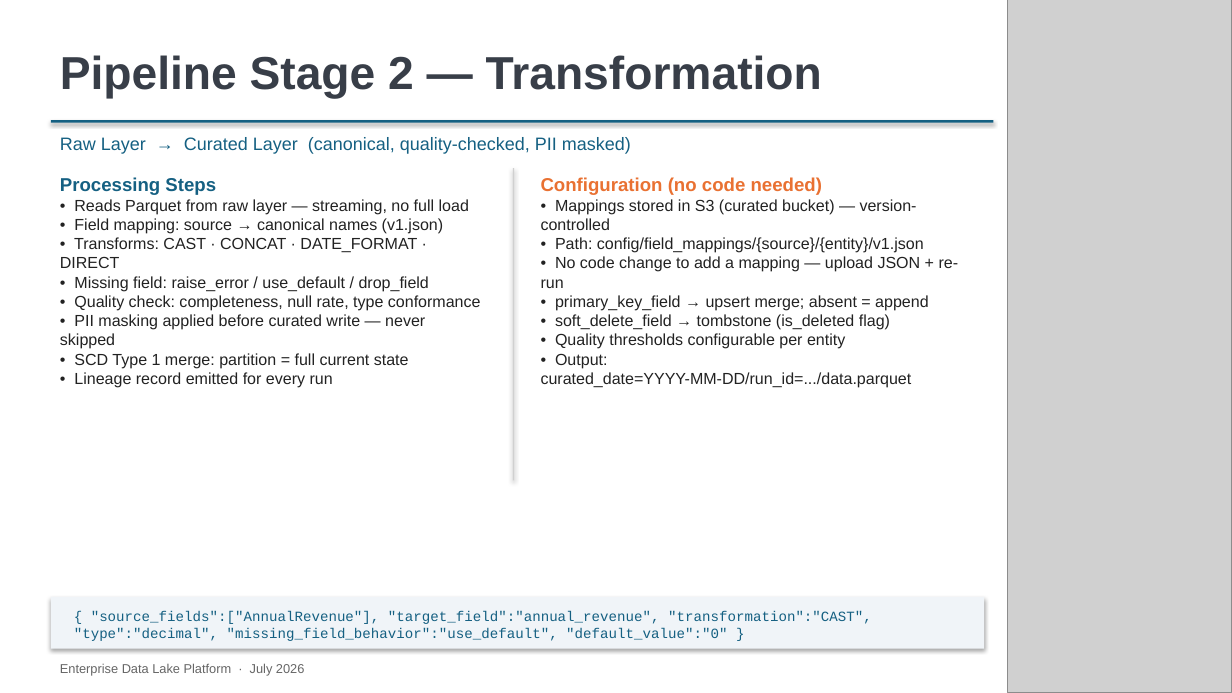
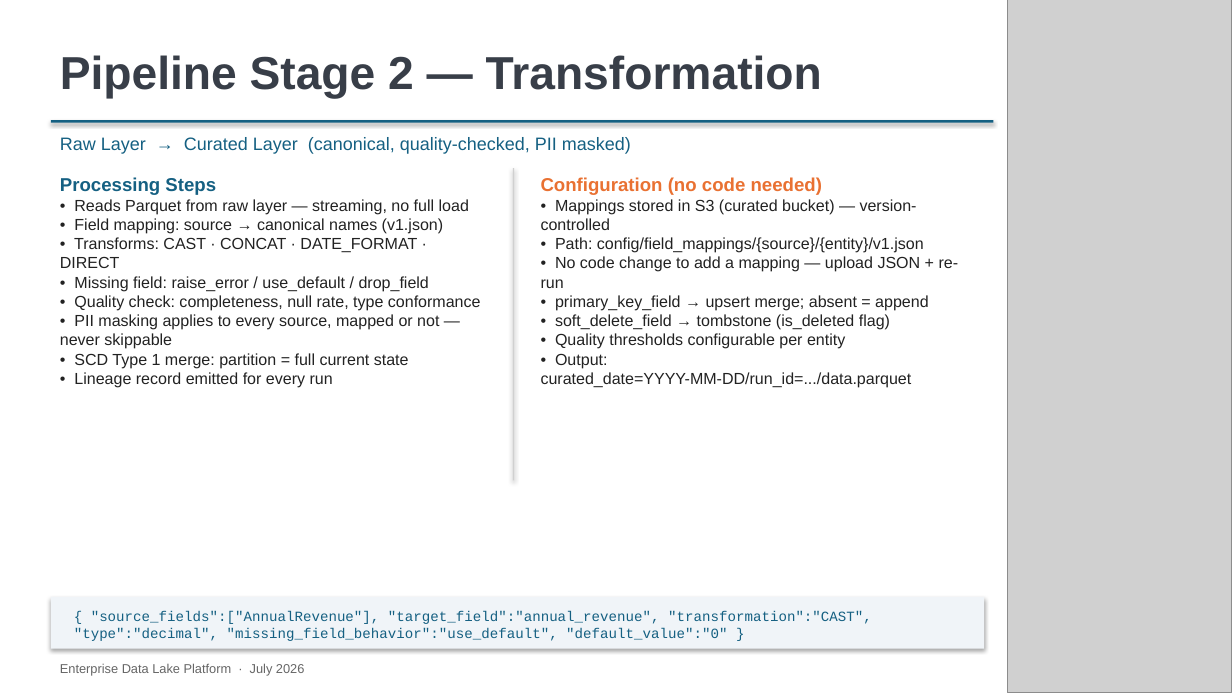
Before and after one commit to deepnarayan-sierradev/DataLake, a slide deck: slide 9 of Enterprise_Data_Lake_Platform_v2.pptx (slide 7 before the commit). Drawn at 1232x693 pixels with LibreOffice and Linux fonts; fonts in the diff are those of the drawing; grey boxes stand for pictures. Boxes give left, top, right and bottom in pixels: in the first picture for what was removed or moved away, otherwise in the second. Text is boxed around its words. In the diff, an @@ line names an element or a change of style, - is before the commit and + after.

```diff
--- a/Enterprise_Data_Lake_Platform_v2.pptx
+++ b/Enterprise_Data_Lake_Platform_v2.pptx
@@ text at <box>60,314,439,349</box>: text changed @@
-• PII masking applied before curated write — never skipped
+• PII masking applies to every source, mapped or not — never skippable
```
Also in this commit, not shown: 15 other slides changed, 2 slides added, 58 other files.
